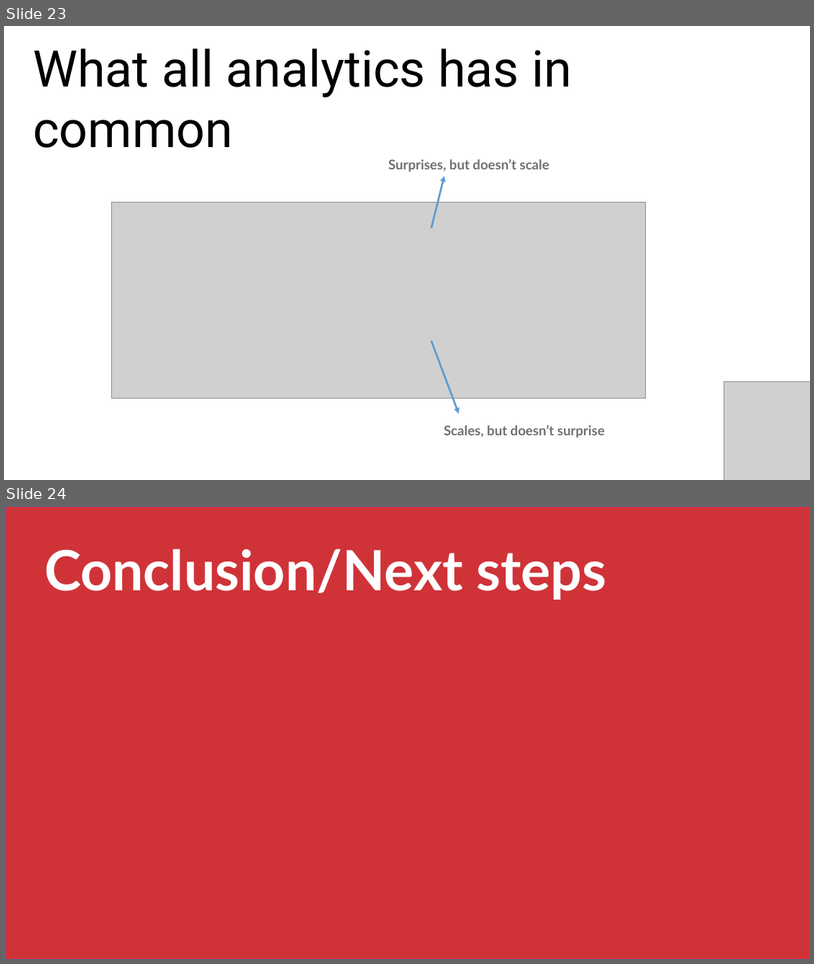
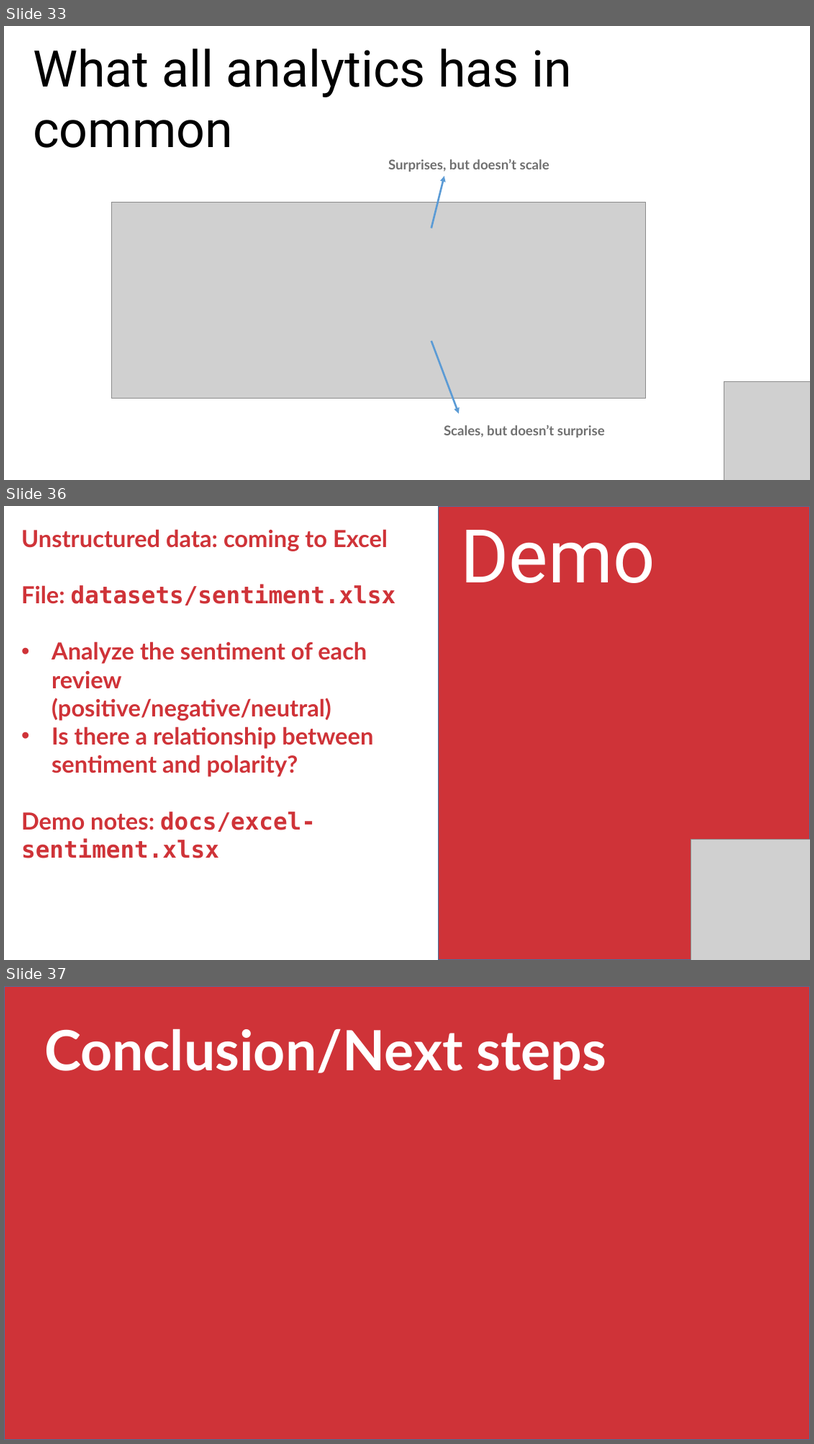
Before and after one commit to stringfestdata/aina-foundations-of-analytics, a slide deck: aina-foundations-of-analytics.pptx. Shown one above the other, each under a label of ours: slides 23 and 24 before the commit, slides 33, 36 and 37 after it; the slides between them are not shown. The pictures are 814x964 and 814x1444 pixels, drawn with LibreOffice and Linux fonts; fonts in the diff are those of the drawing; grey boxes stand for pictures. Boxes give left, top, right and bottom in pixels: in the first picture for what was removed or moved away, otherwise in the second. Text is boxed around its words. In the diff, an @@ line names an element or a change of style, - is before the commit and + after.

```diff
--- a/aina-foundations-of-analytics.pptx
+++ b/aina-foundations-of-analytics.pptx
@@ slide 36 added at (4,506,810,960), background #FFFFFF @@
@@ rectangle added at (439,506,810,960), fill #CF3338, outline #43739E 1 pt @@
@@ text added at (21,529,396,858), 28 pt, text #CF3338, bold @@
+Unstructured data: coming to Excel
+File: datasets/sentiment.xlsx
+• Analyze the sentiment of each review (positive/negative/neutral)
+• Is there a relationship between sentiment and polarity?
+Demo notes: docs/excel-sentiment.xlsx
@@ text added at (460,530,655,583), 88 pt, text #FFFFFF @@
+Demo
@@ picture added at (691,839,810,960) @@
@@ what was slide 23 is now slide 33 @@
@@ what was slide 24 is now slide 37 @@
```
Also in this commit, not shown: 4 slides changed, 14 other slides added, 1 slide removed, 13 other files.
